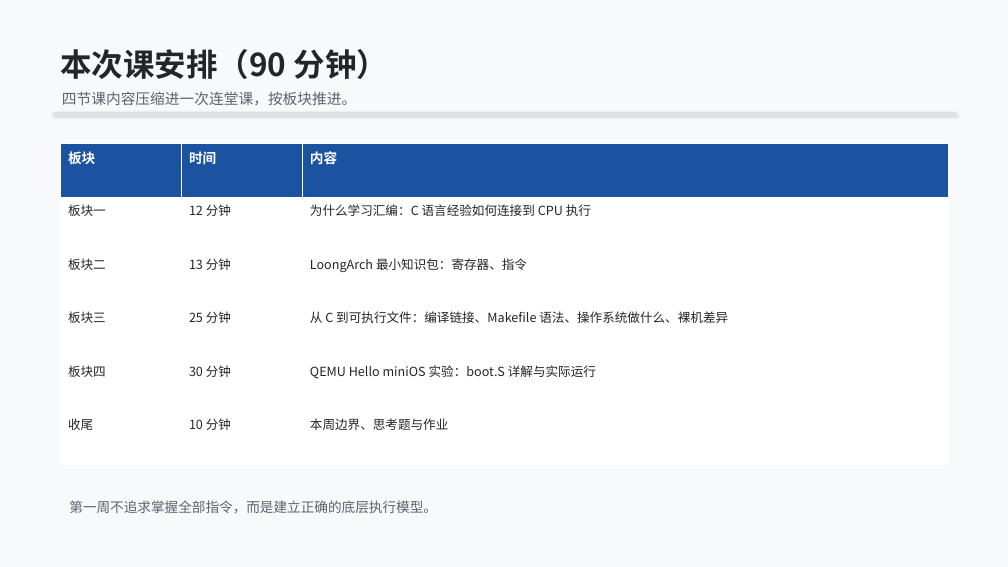
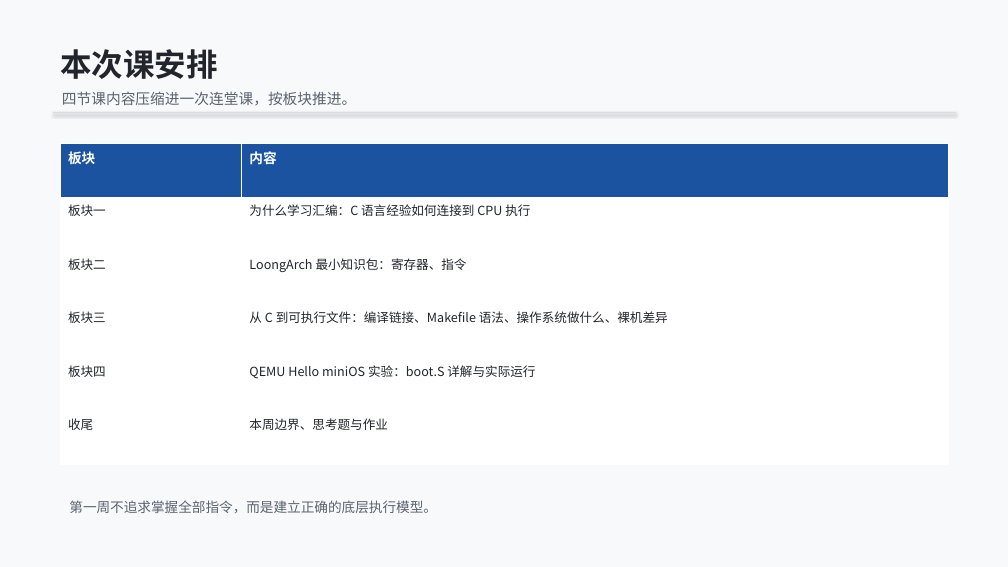
Before and after one commit to cxi218447-byte/miniOS, a slide deck: slide 2 of docs/week01/week01_qemu_hello_course.pptx. Drawn at 1008x567 pixels with LibreOffice and Linux fonts; fonts in the diff are those of the drawing. Boxes give left, top, right and bottom in pixels: in the first picture for what was removed or moved away, otherwise in the second. Text is boxed around its words. In the diff, an @@ line names an element or a change of style, - is before the commit and + after.

```diff
--- a/docs/week01/week01_qemu_hello_course.pptx
+++ b/docs/week01/week01_qemu_hello_course.pptx
@@ text at [60, 49, 217, 79]: text changed @@
-本次课安排（90 分钟）
+本次课安排
@@ table at [60, 144, 949, 465] @@
-column 2: 时间 | 12 分钟 | 13 分钟 | 25 分钟 | 30 分钟 | 10 分钟
```
Also in this commit, not shown: 1 other slide changed, 5 slides added, 1 other file.
